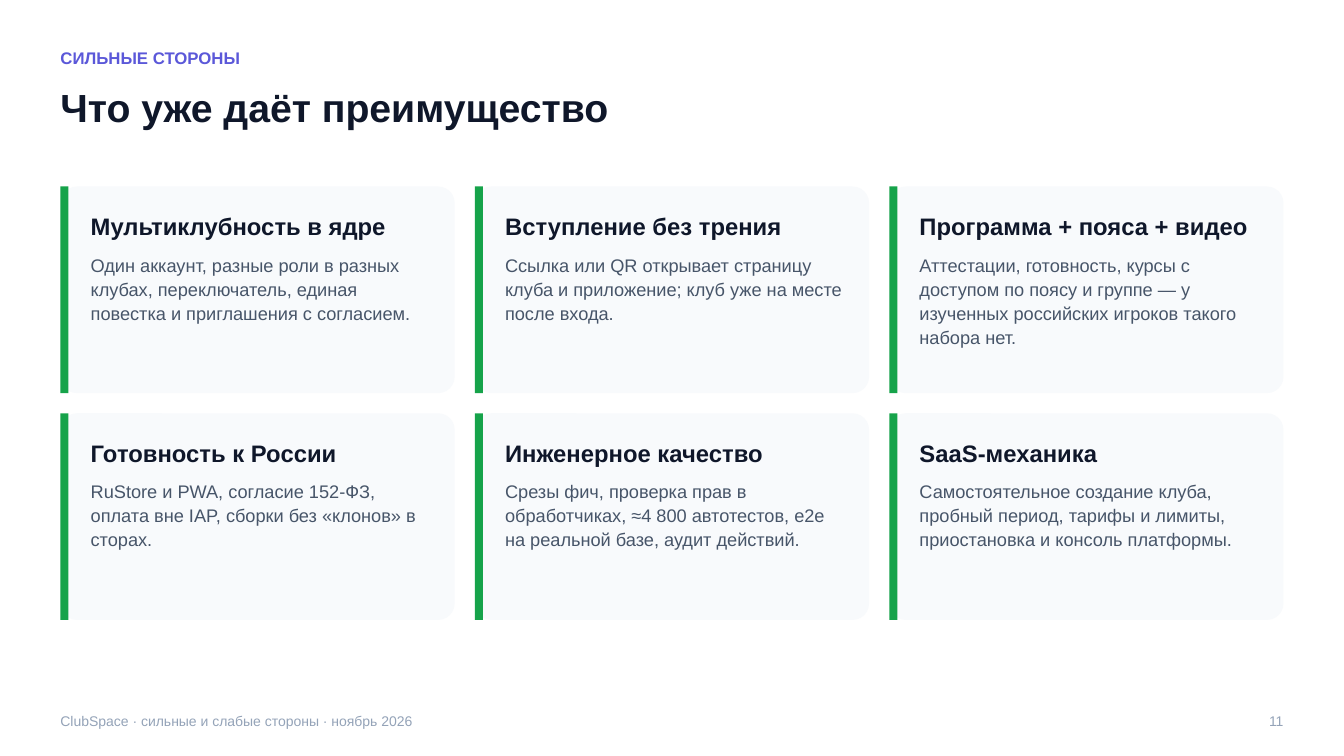
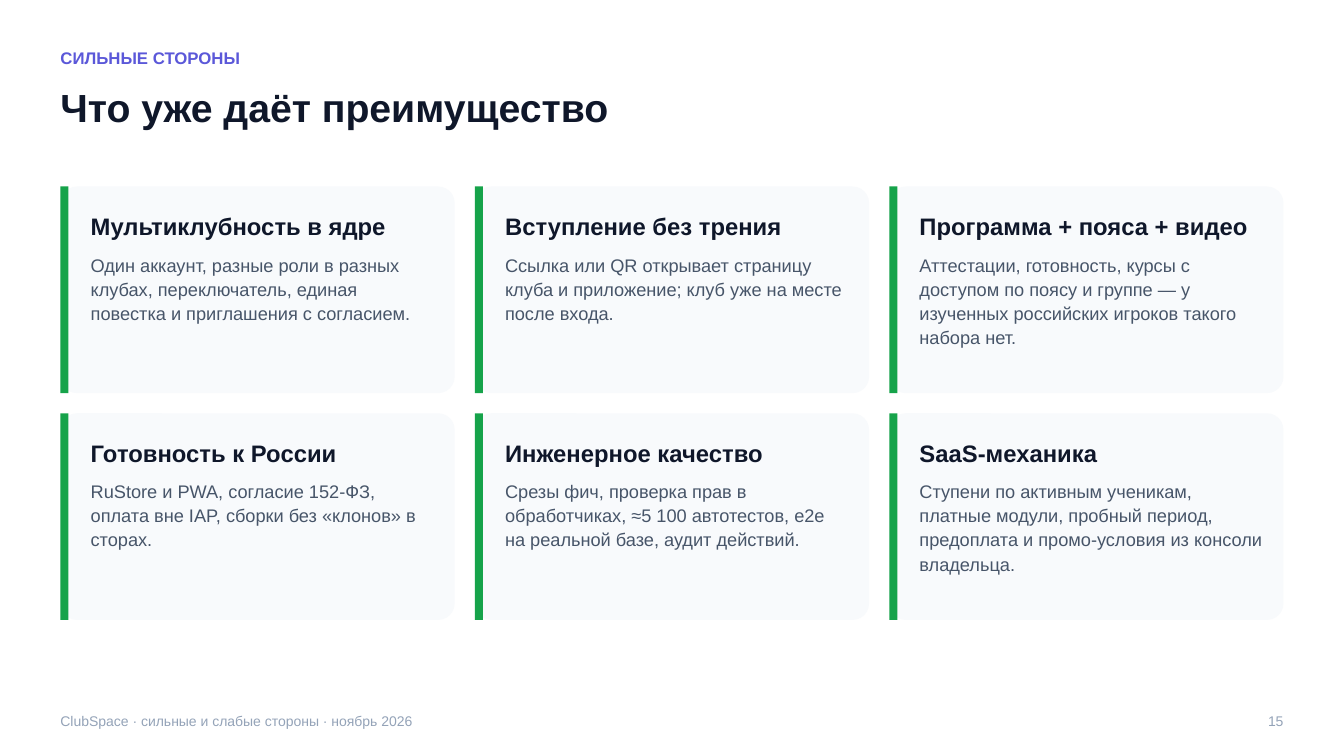
Before and after one commit to ilyakislenko/clubspace, a slide deck: slide 16 of docs/strategy/ClubSpace-strengths-weaknesses.pptx (slide 12 before the commit). Drawn at 1344x756 pixels with LibreOffice and Linux fonts; fonts in the diff are those of the drawing. Boxes give left, top, right and bottom in pixels: in the first picture for what was removed or moved away, otherwise in the second. Text is boxed around its words. In the diff, an @@ line names an element or a change of style, - is before the commit and + after.

```diff
--- a/docs/strategy/ClubSpace-strengths-weaknesses.pptx
+++ b/docs/strategy/ClubSpace-strengths-weaknesses.pptx
@@ text at box(505, 485, 824, 550): text changed @@
-Срезы фич, проверка прав в обработчиках, ≈4 800 автотестов, e2e на реальной базе, аудит действий.
+Срезы фич, проверка прав в обработчиках, ≈5 100 автотестов, e2e на реальной базе, аудит действий.
@@ text at box(919, 485, 1262, 575): text changed @@
-Самостоятельное создание клуба, пробный период, тарифы и лимиты, приостановка и консоль платформы.
+Ступени по активным ученикам, платные модули, пробный период, предоплата и промо‑условия из консоли владельца.
@@ text at box(1268, 716, 1284, 726): text changed @@
-11
+15
```
Also in this commit, not shown: 7 other slides changed, 6 slides added, 2 slides removed, 5 other files.
